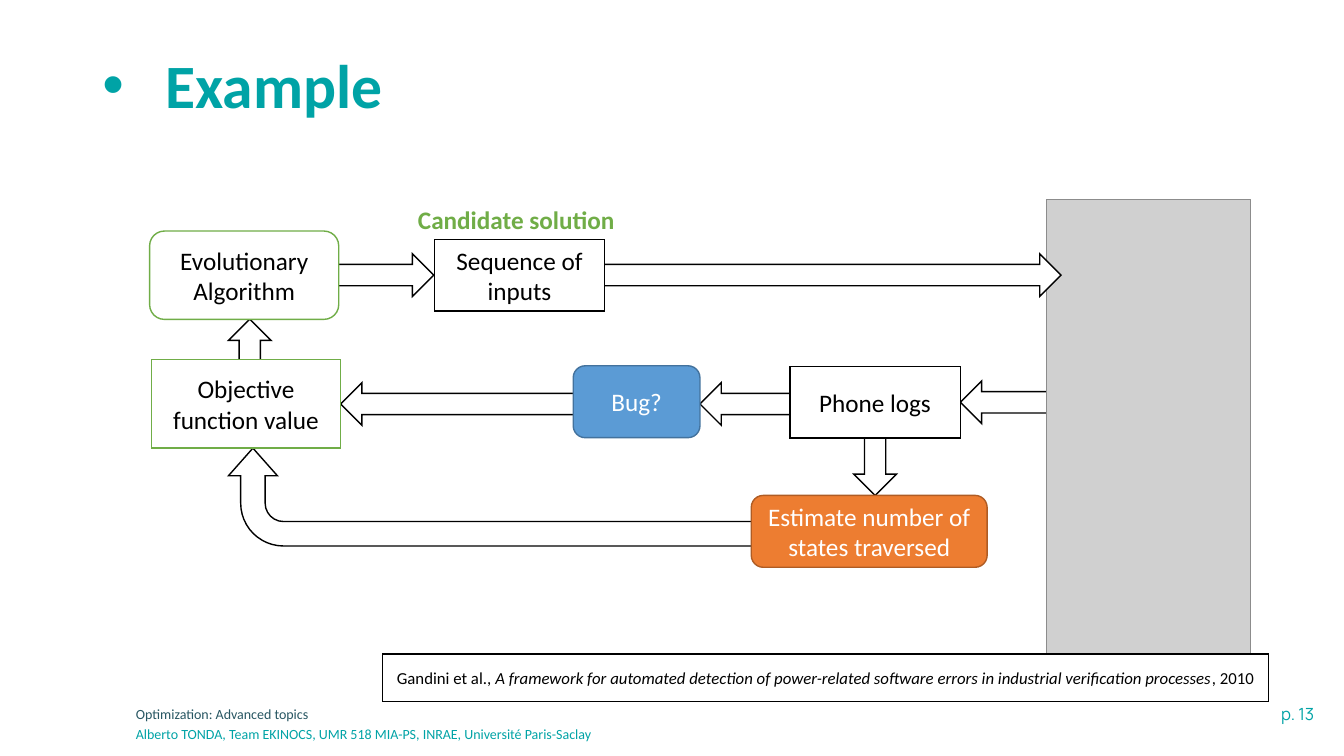
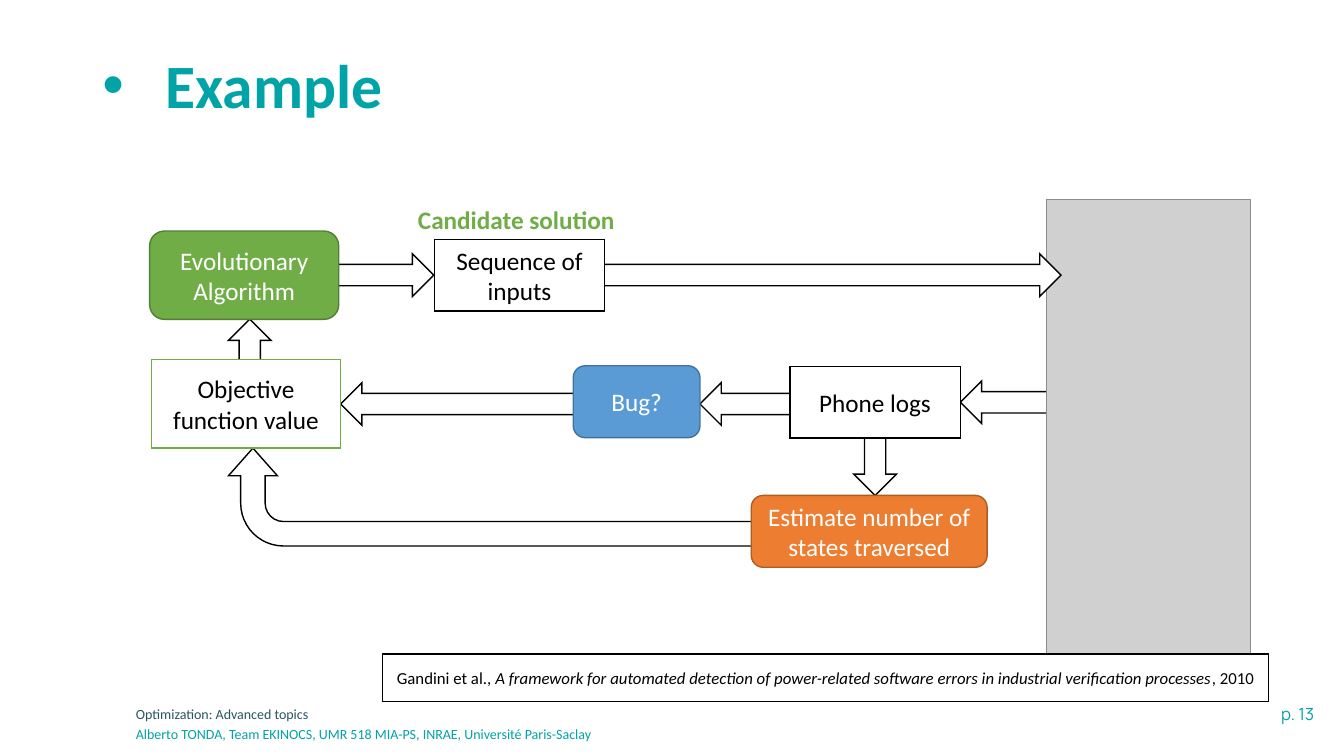
Before and after one commit to albertotonda/teaching, a slide deck: slide 13 of optimization-methods-for-artificial-intelligence/optimization-advanced.pptx. Drawn at 1344x756 pixels with LibreOffice and Linux fonts; fonts in the diff are those of the drawing; grey boxes stand for pictures; background and template pictures are left out. Boxes give left, top, right and bottom in pixels: in the first picture for what was removed or moved away, otherwise in the second. Text is boxed around its words. In the diff, an @@ line names an element or a change of style, - is before the commit and + after.

```diff
--- a/optimization-methods-for-artificial-intelligence/optimization-advanced.pptx
+++ b/optimization-methods-for-artificial-intelligence/optimization-advanced.pptx
@@ rounded rectangle "Evolutionary Algorithm" at [149, 231, 339, 320]: text colour #000000 to #FFFFFF; fill #FFFFFF to #70AD47; outline #70AD47 1 pt to #538035 1 pt @@
```
Also in this commit, not shown: 1 other slide changed.
